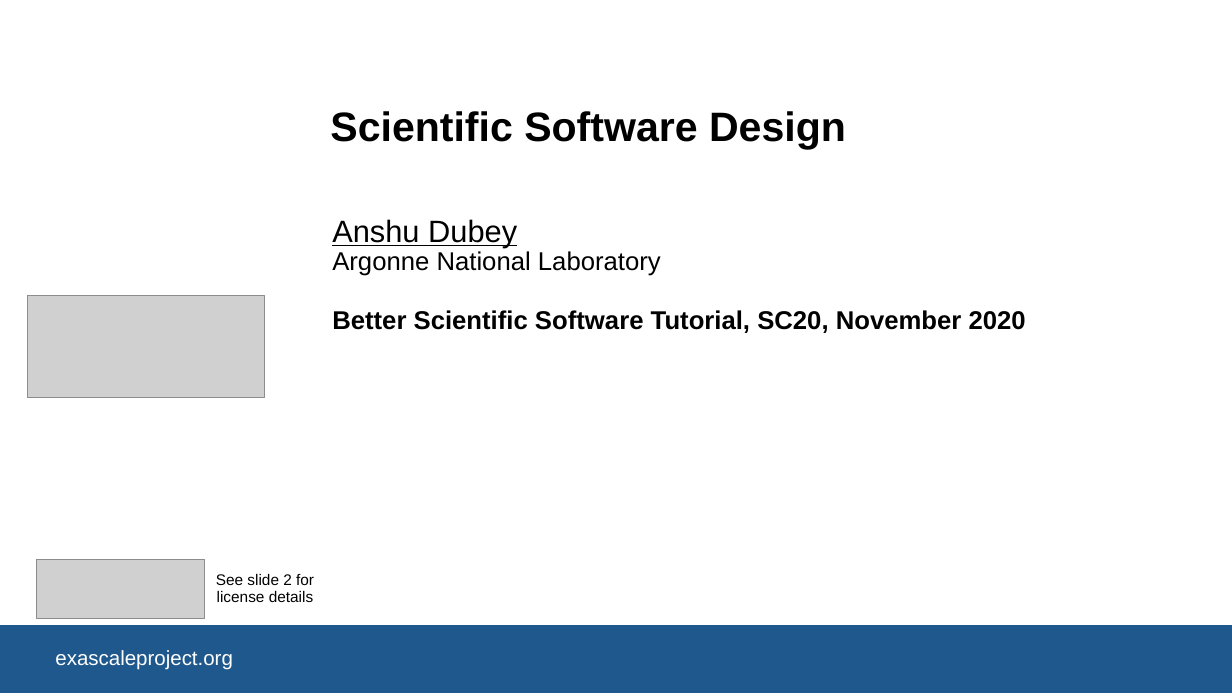
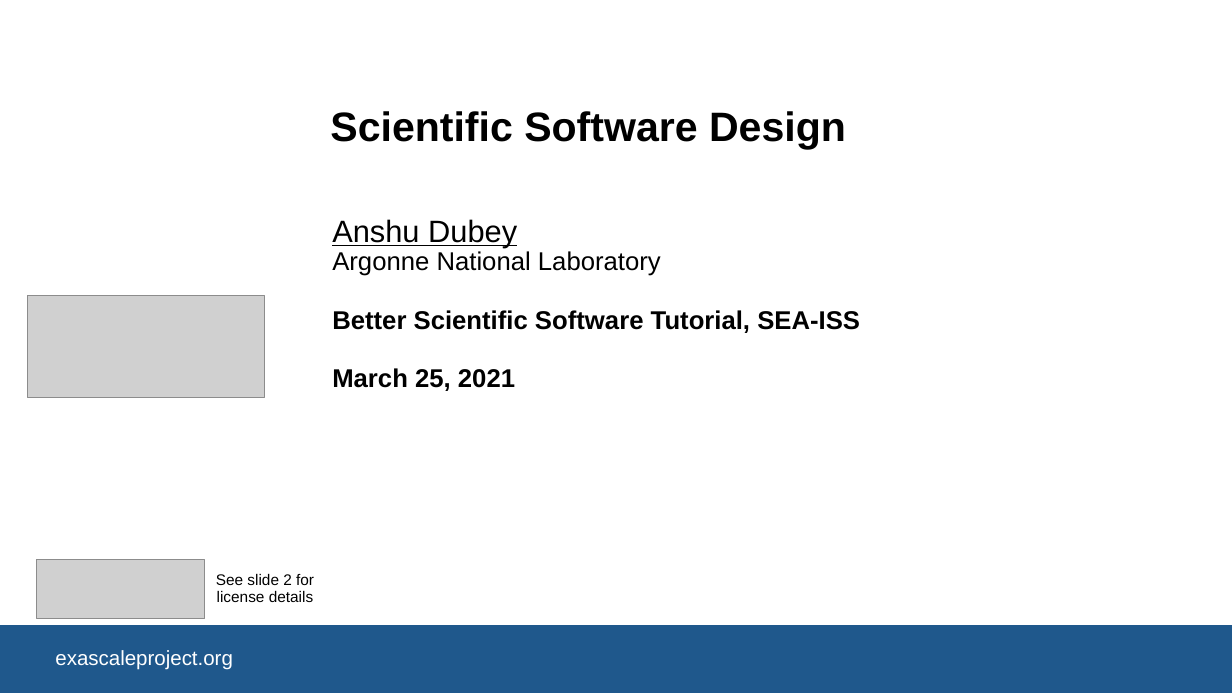
Before and after one commit to bssw-tutorial/presentations, a slide deck: slide 1 of final-presentations/2021-03-25-iss/05-design.pptx. Drawn at 1232x693 pixels with LibreOffice and Linux fonts; fonts in the diff are those of the drawing; grey boxes stand for pictures; background and template pictures are left out. Boxes give left, top, right and bottom in pixels: in the first picture for what was removed or moved away, otherwise in the second. Text is boxed around its words. In the diff, an @@ line names an element or a change of style, - is before the commit and + after.

```diff
--- a/final-presentations/2021-03-25-iss/05-design.pptx
+++ b/final-presentations/2021-03-25-iss/05-design.pptx
@@ subtitle at [332,310,860,391]: text changed @@
-Better Scientific Software Tutorial, SC20, November 2020
+Better Scientific Software Tutorial, SEA-ISS
+March 25, 2021
```
Also in this commit, not shown: 2 other slides changed, 7 slides added, 16 slides removed.
